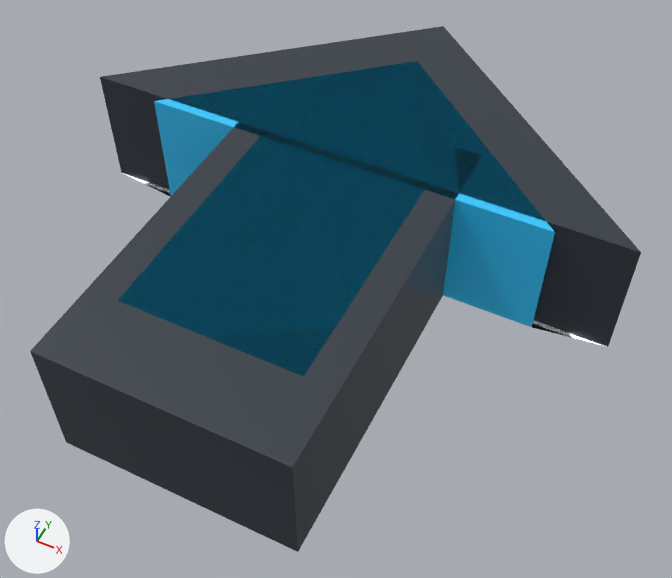
Renders of the Blender file source/directional-arrow/outline-v1/outline-v1.blend from each side of a commit.
Rendered twice from a 50 mm lens placed at (0.411, -0.796, 0.882), pointed at (0.037, -0.048, -0.053). The axes (+X, +Y, +Z) are drawn at lower left. The lights are the same throughout. The older version comes first.

In view in the first picture: 'directional-arrow/outline-v1'.
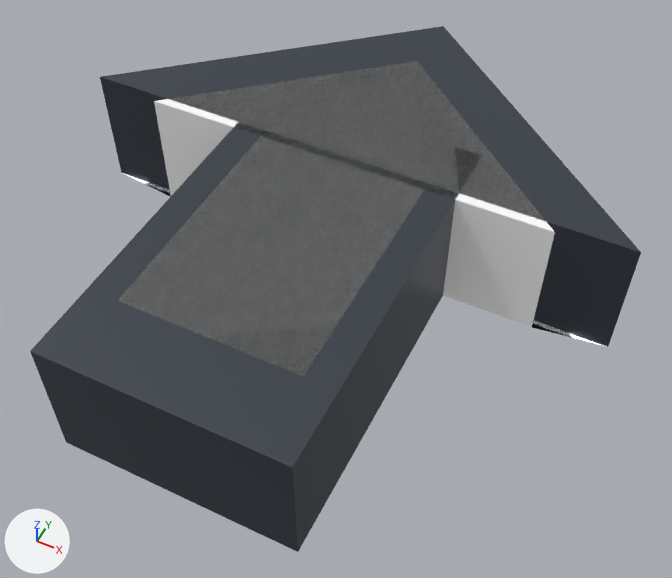
Pixel boxes [x1, y1, x2, y2] of what changed, in the pictures (672 x 578 px):
part 1 of me_directional_arrow_outline_v1_mesh, recoloured (cyan to white): [118, 61, 555, 376] in both

The edits, one by one:
Material 'mat/tint_base' (mat_mat_tint_base) is new.
Its base color is (0.92, 0.92, 0.92) (white #f6f6f6).
Its roughness is 0.34.
Its emission color is (0.92, 0.92, 0.92) (white #f6f6f6).
Its emission strength is 0.08.
me_directional_arrow_outline_v1_mesh has 56 vertices, 71 faces and spans x -0.39..0.39, y -0.39..0.39, z -0.09..0.09.
me_directional_arrow_outline_v1_mesh is used by ob_directional_arrow_outline_v1; location (0.0, 0.0, 0.0).
me_directional_arrow_outline_v1_mesh part 1: all 24 faces that had it switch from mat_mat_cyan (cyan #30c4f9) to mat_mat_tint_base (white #f6f6f6).
